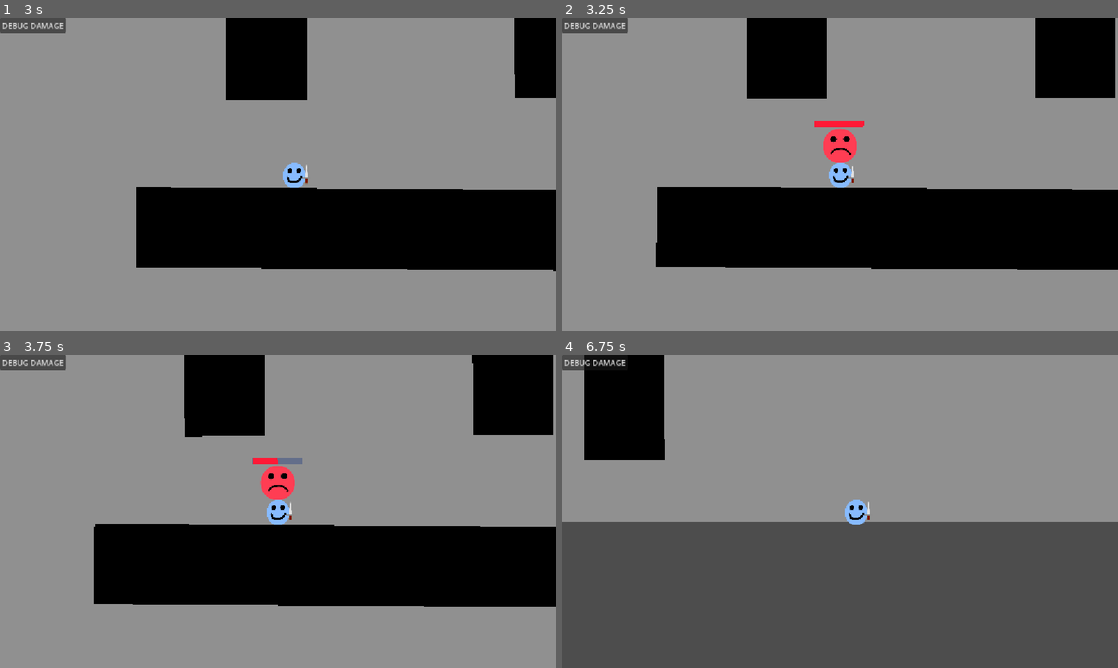
Above: before the commit, frames 1-4 (two rows, left to right).
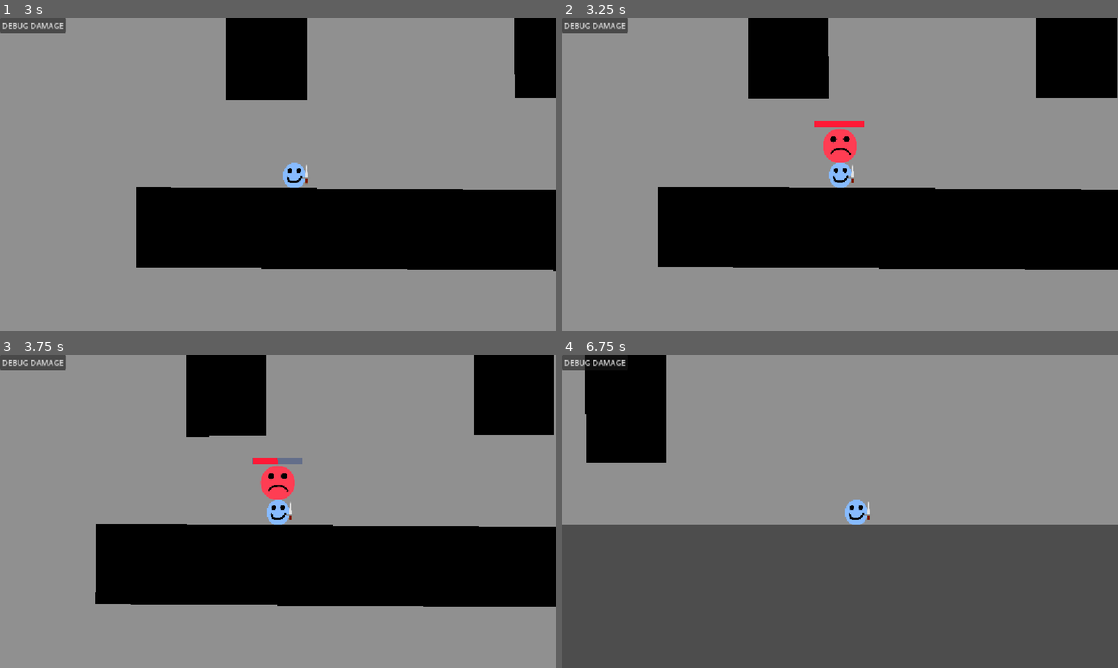
Above: after the commit, the same moments.

Repository: timothytse13/HvP
Game: Godot game, scene res://scene/main.tscn
The game is run twice, just before and just after one commit, with the same random seed, the same clock (stepped at 60 frames per second) and the same inputs.
Inputs (mouse positions are in pixels of both pictures, inside the frame that each line leads up to):
- Up to frame 1 (3 s): click "DEBUG DAMAGE" at 0.5 s; tap Enter at 1.25 s; move the mouse to (400, 158) at 1.27 s; hold D (right) 1.28-2.03 s; tap Space (confirm) at 1.35, 2.3, 2.85 s; move the mouse to (166, 190) at 2.02 s; hold S (down) 2.03-2.78 s; click (166, 190) at 2.1 s; move the mouse to (333, 105) at 2.77 s; hold D (right) from 2.78 s (still down)
- Up to frame 2 (3.25 s): keep holding D (right)
- Up to frame 3 (3.75 s): move the mouse to (250, 574) at 3.52 s; release D (right) at 3.53 s; hold W (up) from 3.53 s (still down); tap Space (confirm) at 3.6 s
- Up to frame 4 (6.75 s): tap Space (confirm) at 4.25, 4.55, 5.1, 5.85 s; move the mouse to (1006, 558) at 4.27 s; release W (up) at 4.28 s; press the mouse at (1006, 558) at 4.28 s; hold A (left) 4.28-5.78 s; move the mouse to (673, 464) at 5.02 s; release the mouse at (673, 464) at 5.03 s; move the mouse to (867, 511) at 5.77 s; hold S (down) 5.78-6.53 s; move the mouse to (756, 433) at 6.52 s; hold D (right) from 6.53 s (still down); click (756, 433) at 6.6 s

Frame 1 is identical in both runs. In frame 2, 0.4% of the frame differs, in the area x 16-100%, y 0-81%; in frame 3, 0.3%; in frame 4, 1.2%, in the area x 0-100%, y 0-55%.

Commit message:
Adjusted borders

Diff:
--- a/scene/enemy.gd
+++ b/scene/enemy.gd
@@ -2,7 +2,7 @@
 
 signal died
 
-const SPEED = 50.0
+const SPEED = 150.0
 
 @onready var nav_agent: NavigationAgent2D = $NavigationAgent2D
 
@@ -25,7 +25,6 @@
 	print(global_position.distance_to(player.global_position))
 
 	#print("enemy: ", global_position, " | Next: ", next_position, " | Direction: ", direction)
-
 	velocity = direction * SPEED
 	move_and_slide()
 
--- a/scene/main.tscn
+++ b/scene/main.tscn
@@ -9,10 +9,10 @@
 size = Vector2(20, 657.5)
 
 [sub_resource type="RectangleShape2D" id="RectangleShape2D_h6au5"]
-size = Vector2(1153, 20)
+size = Vector2(1163.5, 20.5)
 
 [sub_resource type="NavigationPolygon" id="NavigationPolygon_wp4xf"]
-vertices = PackedVector2Array(309, 165.8125, 251.07031, 165.95313, 251.07031, 99.97656, 309, 99.828125, 679.85156, 454.40625, 829.4297, 426.09375, 940.96094, 425.3125, 1028.4297, 425.09375, 1074.1094, 457.10938, 326.28906, 618.90625, 1131, 630.02344, 14.96875, 631.96875, 238.82031, 619.34375, 1131, 12.046875, 1073.5078, 544.5781, 741.96094, 426.3125, 740.96094, 32.039063, 541, 370, 541, 290, 679.2578, 541.8672, 1027.4297, 30.820313, 70, 15.7421875, 939.96094, 31.039063, 358.0703, 178.45313, 358.0703, 88, 492, 290, 324.39063, 224.64844, 492, 370, 828.4297, 31.820313, 229.89844, 51.007813, 230.02344, 90, 202, 90, 70, 64, 331.75, 214.78125, 331.65625, 178.45313, 14.0234375, 15.9375, 21, 15.921875, 21, 64, 236.92188, 225.07813, 202, 180.45313, 230.04688, 215.03906, 331.71875, 88, 331.6328, 50.757813, 229.9375, 180.45313)
+vertices = PackedVector2Array(309, 168.8125, 251.07031, 168.95313, 251.07031, 102.97656, 309, 102.828125, 679.85156, 457.40625, 829.4297, 429.09375, 940.96094, 428.3125, 1028.4297, 428.09375, 1074.1094, 460.10938, 326.28906, 621.90625, 1131, 630.02344, 14.96875, 631.96875, 238.82031, 622.34375, 1131, 12.046875, 1073.5078, 547.5781, 741.96094, 429.3125, 740.96094, 35.039063, 541, 373, 541, 293, 679.2578, 544.8672, 1027.4297, 33.820313, 70, 15.7421875, 939.96094, 34.039063, 358.0703, 181.45313, 358.0703, 91, 492, 293, 324.39063, 227.64844, 492, 373, 828.4297, 34.820313, 229.89844, 54.007813, 230.02344, 93, 202, 93, 70, 67, 331.75, 217.78125, 331.65625, 181.45313, 14.0234375, 15.9375, 21, 15.921875, 21, 67, 236.92188, 228.07813, 202, 183.45313, 230.04688, 218.03906, 331.71875, 91, 331.6328, 53.757813, 229.9375, 183.45313)
 polygons = Array[PackedInt32Array]([PackedInt32Array(0, 1, 2, 3), PackedInt32Array(4, 5, 6, 7, 8), PackedInt32Array(9,  …(728 unchanged characters)…
 outlines = Array[PackedVector2Array]([PackedVector2Array(-2, 0, -1, 648, 1147, 646, 1147, -4)])
 source_geometry_mode = 2
@@ -42,7 +42,7 @@
 collision_mask = 0
 
 [node name="CollisionShape2D" type="CollisionShape2D" parent="Boundary/Border" unique_id=869743673]
-position = Vector2(-10, 325)
+position = Vector2(-16, 325)
 shape = SubResource("RectangleShape2D_a4kta")
 
 [node name="Border2" type="StaticBody2D" parent="Boundary" unique_id=353907429]
@@ -58,7 +58,7 @@
 collision_mask = 0
 
 [node name="CollisionShape2D" type="CollisionShape2D" parent="Boundary/StaticBody2D" unique_id=1284439710]
-position = Vector2(576, -10)
+position = Vector2(573.75, -11.5)
 shape = SubResource("RectangleShape2D_h6au5")
 
 [node name="StaticBody2D2" type="StaticBody2D" parent="Boundary" unique_id=1537132707]
@@ -66,7 +66,7 @@
 collision_mask = 0
 
 [node name="CollisionShape2D" type="CollisionShape2D" parent="Boundary/StaticBody2D2" unique_id=1044405722]
-position = Vector2(575.5, 658)
+position = Vector2(572.5, 656.25)
 shape = SubResource("RectangleShape2D_h6au5")
 
 [node name="Environment" type="Node2D" parent="." unique_id=1692691972]
@@ -154,7 +154,7 @@
 [node name="Pos2" type="Marker2D" parent="EnemySpawnPos" unique_id=312858349]
 position = Vector2(603, 19)
 
-[node name="Pos3" type="Marker2D" parent="EnemySpawnPos" unique_id=1448337939]
+[node name="Pos3" type="Marker2D" parent="EnemySpawnPos" unique_id=1448337939 groups=["navigation_polygon_source_geometry_group"]]
 position = Vector2(-107, 254)
 
 [node name="Pos4" type="Marker2D" parent="EnemySpawnPos" unique_id=1890534312]
